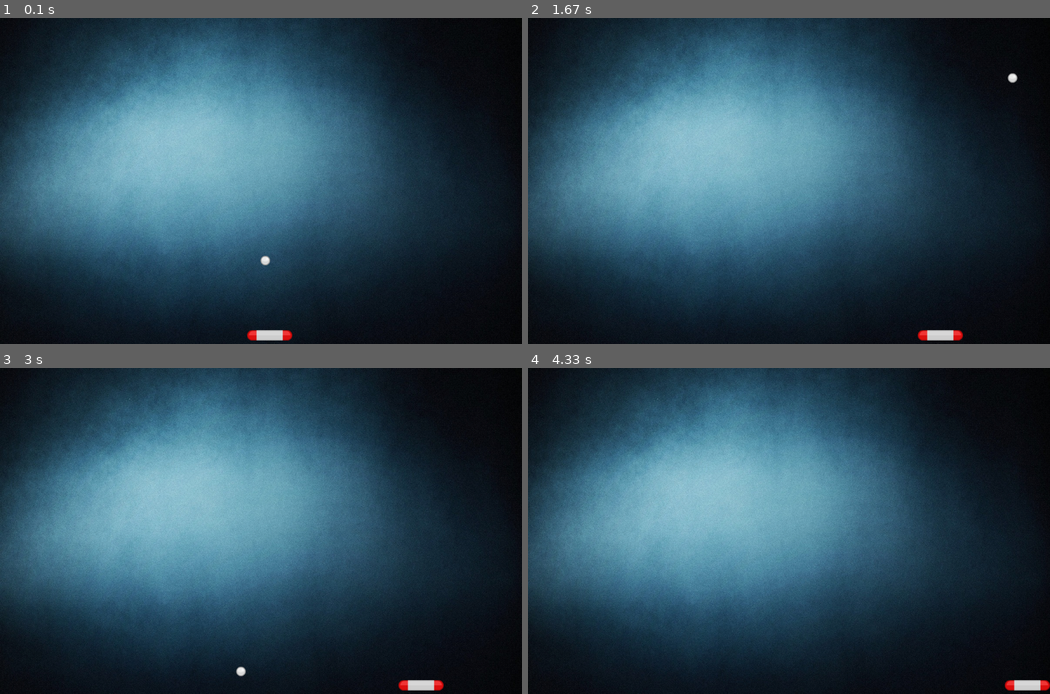
Above: before the commit, frames 1-4 (two rows, left to right).
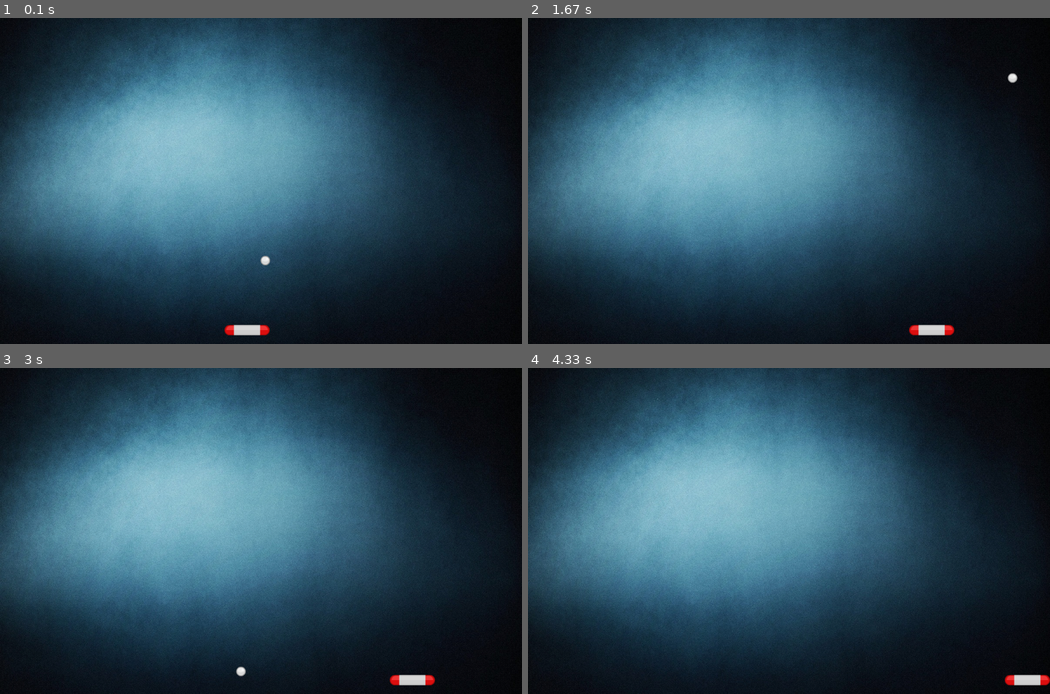
Above: after the commit, the same moments.

Repository: bestcenny/Arkanoid-on-PyGame
Game: pygame game, started from main.py
Two runs of this game, one before a commit and one after it. Both use one fixed random seed, a clock stepped at 60 frames per second and the inputs below.
Inputs:
- Up to frame 1 (0.1 s): no input
- Up to frame 2 (1.67 s): hold Right 0.33-0.8 s; hold Right 0.83-1.3 s; hold Left from 1.33 s (still down)
- Up to frame 3 (3 s): release Left at 1.87 s; hold Left 1.9-2.3 s; hold Right 2.33-2.97 s
- Up to frame 4 (4.33 s): hold Left 3-3.47 s; hold Right 3.5-3.97 s; hold Right from 4 s (still down)

The runs differ from the first frame. In frame 1, 0.5% of the frame differs, in the area x 43-56%, y 94-99%; in frame 2, 0.4%; in frame 3, 0.4%; in frame 4, 0.3%.

Commit message:
изменение метода инициализации и отображения платформа

Diff:
--- a/main.py
+++ b/main.py
@@ -28,44 +28,40 @@
             self.vy = - self.vy
 
 
-class Paddle:
+class Paddle(pygame.sprite.Sprite):
     # (self, game_screen: pygame.Surface, coord_x=568, coord_y=718,
 
     def __init__(self):
-        self.paddle_image = pygame.image.load('textures/paddleRed.png')
-        self.rect = self.paddle_image.get_rect()
-        self.x = 568
-        self.y = 718
+        super().__init__()
+        self.image = pygame.image.load('textures/paddleRed.png')
+        self.rect = self.image.get_rect()
+        self.rect.center = (568, 718)
 
-    # перемещение платформы по нажатию
-    def move(self):
+    def update(self):
         key = pygame.key.get_pressed()
         speed = 10
         if key[pygame.K_RIGHT]:  # нажатие правой стрелки
-            if (self.x + self.rect[2]) + speed >= SIZE[0]:
-                self.x = SIZE[0] - self.rect[2]
+            if (self.rect.x + self.rect[2]) + speed >= SIZE[0]:
+                self.rect.x = SIZE[0] - self.rect[2]
             else:
-                self.x += speed
+                self.rect.x += speed
         elif key[pygame.K_LEFT]:  # нажатие левой стрелки
-            if self.x - speed <= 0:
-                self.x = 0
+            if self.rect.x - speed <= 0:
+                self.rect.x = 0
             else:
-                self.x -= speed
-
-    def draw(self):
-        screen.blit(self.paddle_image, (self.x, self.y))
+                self.rect.x -= speed
 
     def get_coords_x(self):
-        return self.x
+        return self.rect.x
 
     def get_coords_y(self):
-        return self.y
+        return self.rect.y
+
     def get_size(self):
         return self.rect
 
 
 SIZE = (1200, 750)
-paddle = Paddle()
 
 if __name__ == '__main__':
     pygame.init()
@@ -80,6 +76,8 @@
 
     all_sprites = pygame.sprite.Group()
     all_sprites.add(Ball(screen))
+    paddle = Paddle()
+    all_sprites.add(paddle)
 
     while running:  # Основной игровой цикл
         # обработка событий
@@ -90,11 +88,9 @@
                 pass
 
         all_sprites.update()
-        paddle.move()
         # обновление экрана
         screen.blit(background_image, (0, 0))
         all_sprites.draw(screen)
-        paddle.draw()
         pygame.display.flip()
         clock.tick(fps)
 
